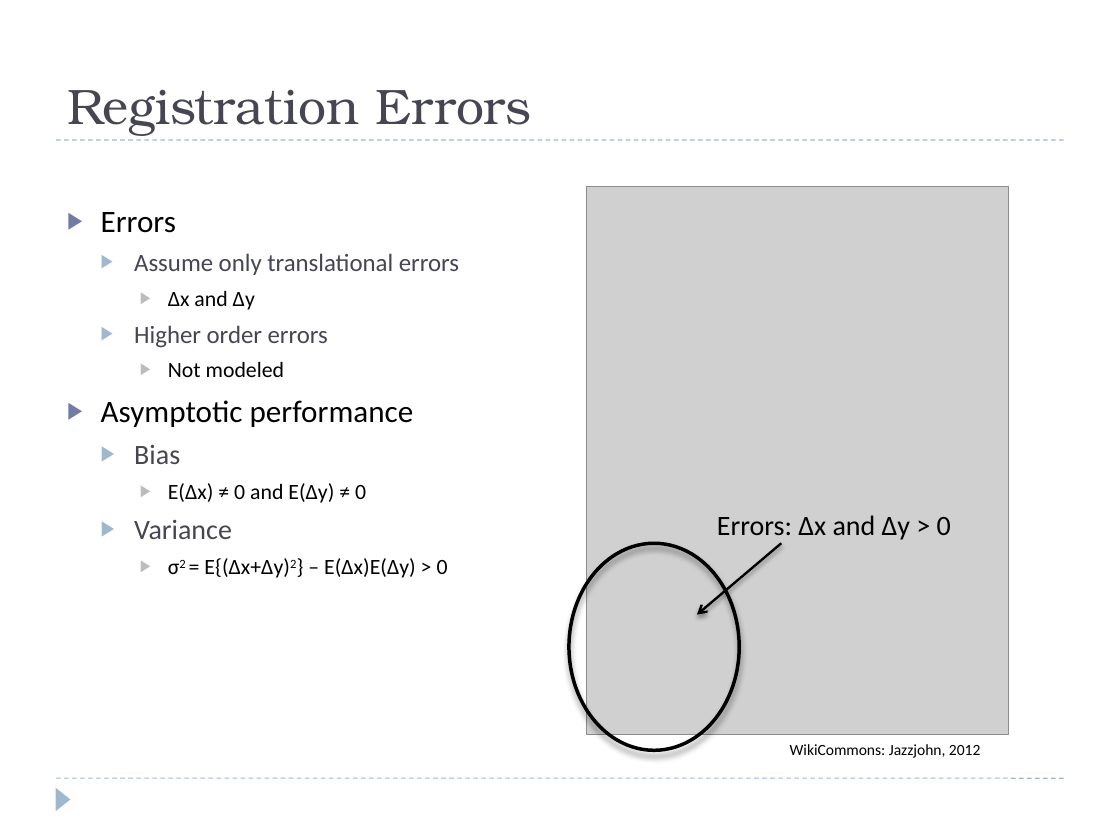
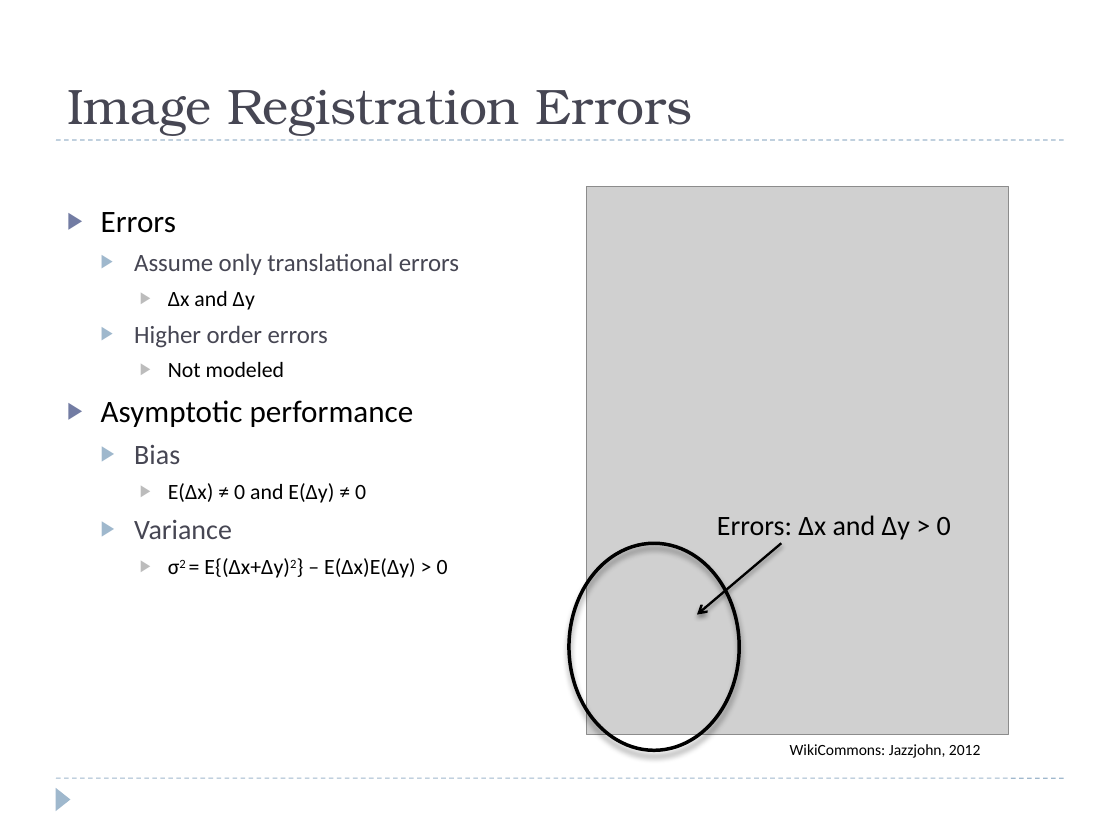
Before and after one commit to josh-gleason/CS679, a slide deck: slide 4 of Presentation/CS679Presentation2.pptx. Drawn at 1120x840 pixels with LibreOffice and Linux fonts; fonts in the diff are those of the drawing; grey boxes stand for pictures. Boxes give left, top, right and bottom in pixels: in the first picture for what was removed or moved away, otherwise in the second. Text is boxed around its words. In the diff, an @@ line names an element or a change of style, - is before the commit and + after.

```diff
--- a/Presentation/CS679Presentation2.pptx
+++ b/Presentation/CS679Presentation2.pptx
@@ title at [67,89,693,136]: text changed @@
-Registration Errors
+Image Registration Errors
```
Also in this commit, not shown: 8 other slides changed, 1 slide added.
